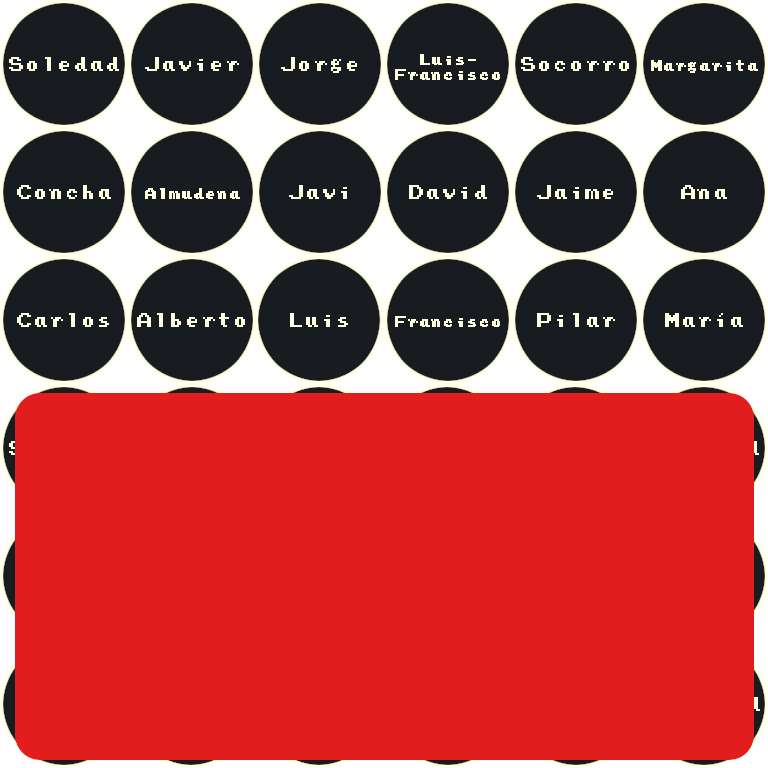
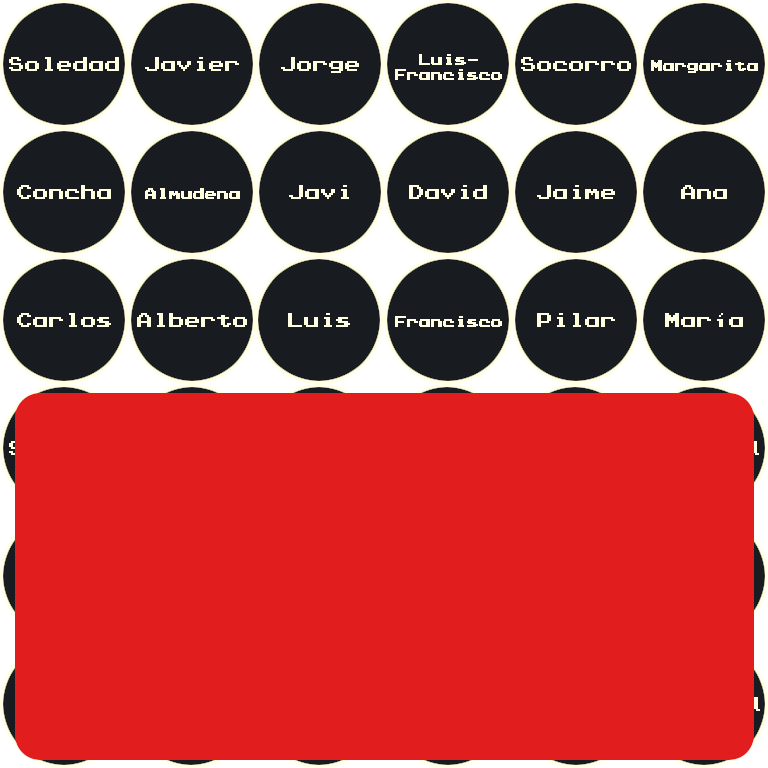
Before/after of a 768px x 768px layered artwork. What changed in the layer stack:
painted on "Jorge" over (297, 59, 359, 73)
painted on "Luis- Francisco" over (407, 54, 502, 80)
painted on "Socorro" over (537, 61, 631, 71)
painted on "Margarita" over (663, 60, 758, 73)
painted on "Ana" over (697, 189, 727, 199)
painted on "María" over (681, 317, 743, 327)
painted on "Pilar" over (557, 313, 613, 327)
painted on "Francisco" over (407, 316, 502, 327)
painted on "Jaime" over (553, 185, 615, 199)
painted on "David" over (425, 185, 487, 199)
painted on "Alberto" over (157, 313, 247, 327)
painted on "Javi" over (305, 185, 349, 199)
painted on "Almudena" over (160, 188, 240, 199)
painted on "Concha" (7th of 7, in "Soledad copia 2") over (33, 185, 111, 199)
painted on "Javier" (7th of 7, in "Soledad copia") over (161, 57, 237, 71)
painted on "Carlos" over (33, 317, 111, 327)
painted on "Luis" over (288, 313, 350, 327)
painted on "Soledad" (8th of 8, in "Soledad") over (25, 57, 119, 71)
